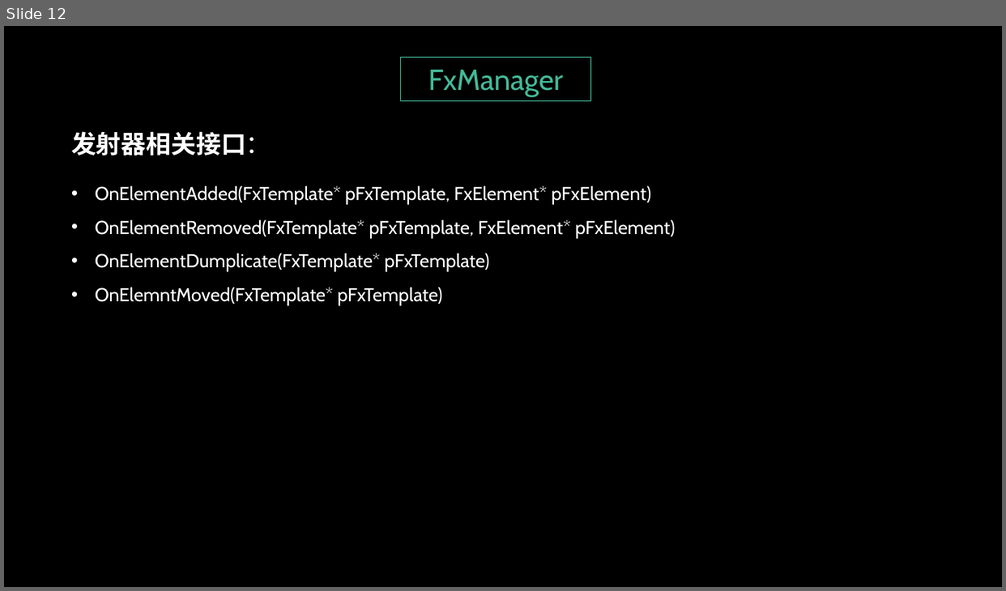
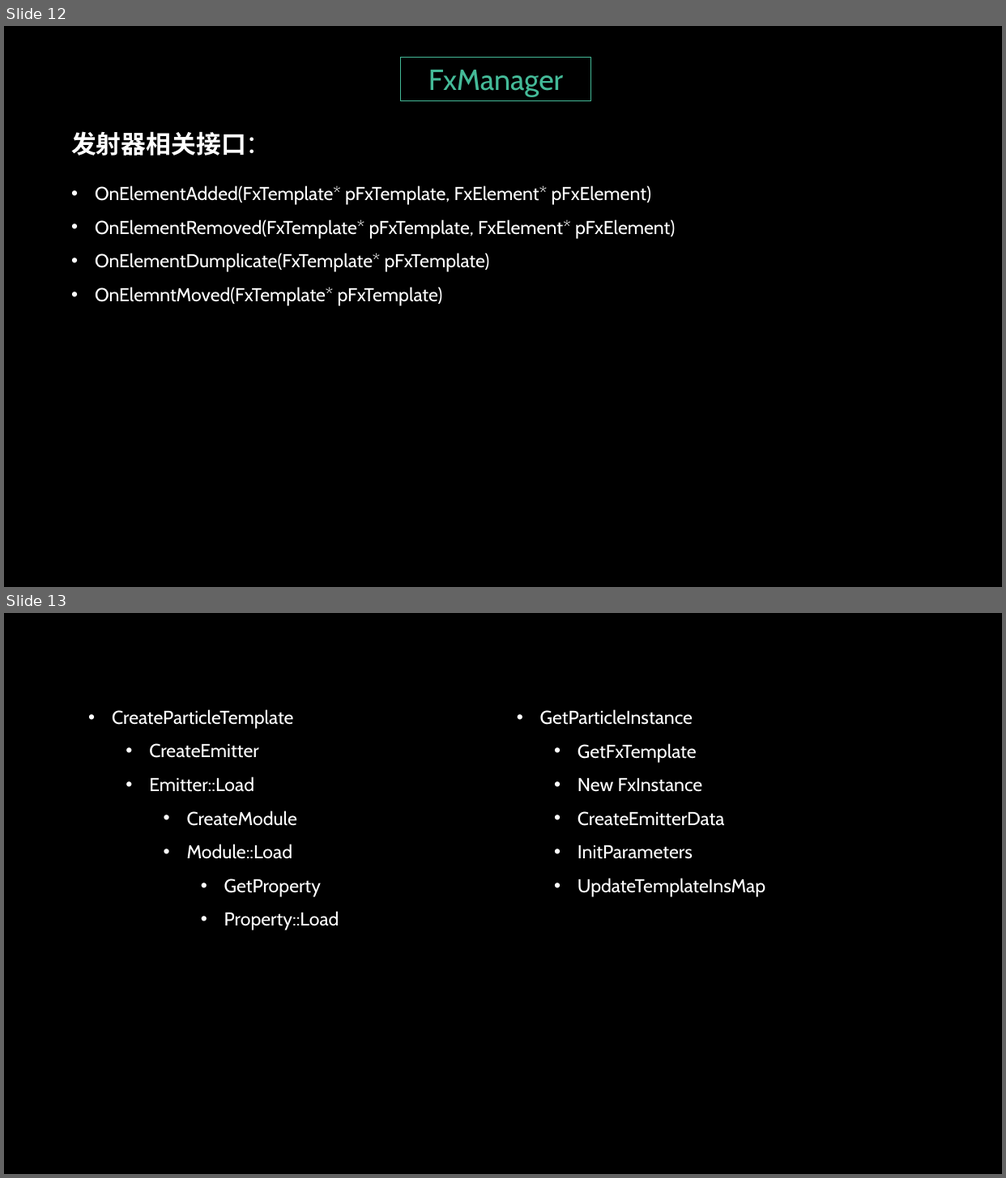
Before and after one commit to greatwallgoogle/Learnings, a slide deck: engine/ParticleSystem/Particle.pptx. Shown one above the other, each under a label of ours: slide 12 before the commit, slides 12 and 13 after it. The pictures are 1006x591 and 1006x1178 pixels, drawn with LibreOffice and Linux fonts; fonts in the diff are those of the drawing; background and template pictures are left out. Boxes give left, top, right and bottom in pixels: in the first picture for what was removed or moved away, otherwise in the second. Text is boxed around its words. In the diff, an @@ line names an element or a change of style, - is before the commit and + after.

Commit message:
ue4 particle

```diff
--- a/engine/ParticleSystem/Particle.pptx
+++ b/engine/ParticleSystem/Particle.pptx
@@ slide 13 added at [4, 613, 1002, 1174], background picture (left out) @@
@@ text added at [112, 709, 339, 931], 18 pt, text #FFFFFF @@
+• CreateParticleTemplate
+  • CreateEmitter
+  • Emitter::Load
+    • CreateModule
+    • Module::Load
+      • GetProperty
+      • Property::Load
@@ text added at [540, 709, 765, 897], 18 pt, text #FFFFFF @@
+• GetParticleInstance
+  • GetFxTemplate
+  • New FxInstance
+  • CreateEmitterData
+  • InitParameters
+  • UpdateTemplateInsMap
```
Also in this commit, not shown: 35 other files.
